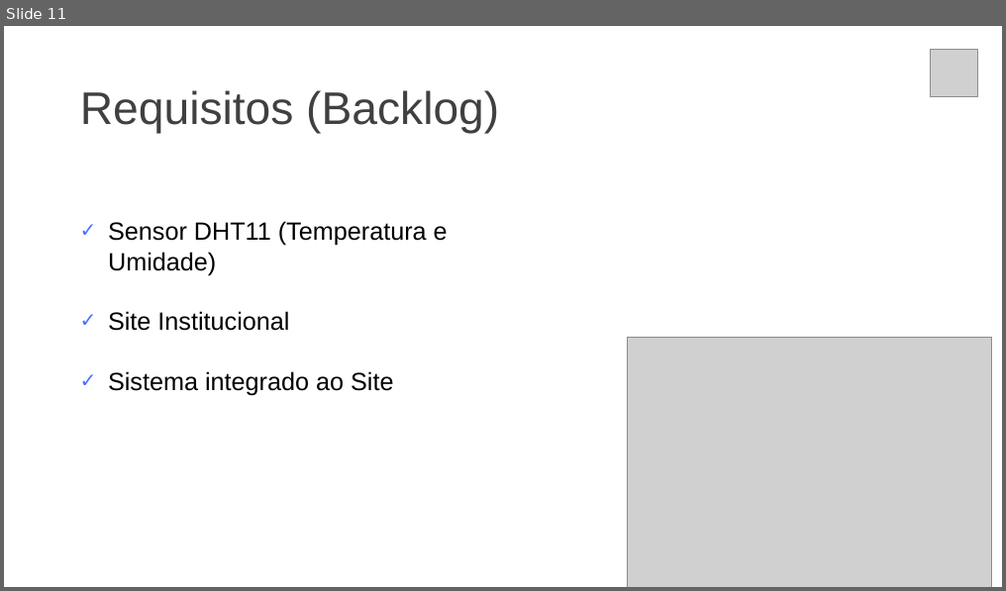
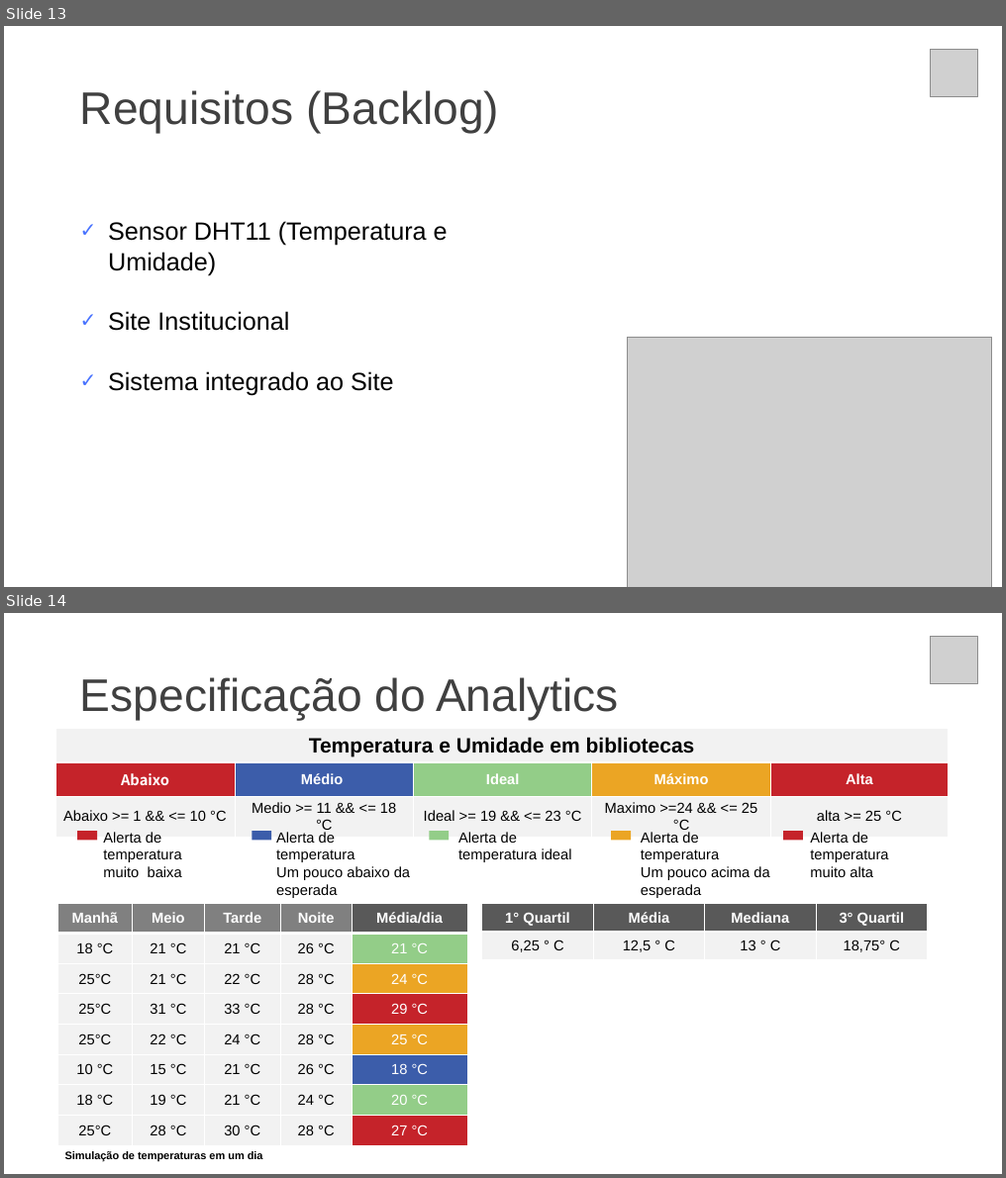
Before and after one commit to gui-ss/projeto-bandtec, a slide deck: Documentação/chameleon.pptx. Shown one above the other, each under a label of ours: slide 11 before the commit, slides 13 and 14 after it. The pictures are 1006x591 and 1006x1178 pixels, drawn with LibreOffice and Linux fonts; fonts in the diff are those of the drawing; grey boxes stand for pictures. Boxes give left, top, right and bottom in pixels: in the first picture for what was removed or moved away, otherwise in the second. Text is boxed around its words. In the diff, an @@ line names an element or a change of style, - is before the commit and + after.

```diff
--- a/Documentação/chameleon.pptx
+++ b/Documentação/chameleon.pptx
@@ slide 14 added at (4,613,1002,1174), background #FFFFFF @@
@@ picture added at (930,636,977,683) @@
@@ text added at (80,677,619,721), 44 pt, text #404040 @@
+Especificação do Analytics
@@ table added at (55,728,949,837), 3 rows, 5 columns @@
+Temperatura e Umidade em bibliotecas |  |  |  | 
+Abaixo | Médio | Ideal | Máximo | Alta
+Abaixo >= 1 && <= 10 °C | Medio >= 11 && <= 18 °C | Ideal >= 19 && <= 23 °C | Maximo >=24 && <= 25 °C | alta >= 25 °C
@@ group added at (77,831,888,898): 5 rectangles, 5 texts @@
+Alerta de temperatura muito baixa
+Alerta de temperatura muito alta
+Alerta de temperatura
+Um pouco acima da esperada
+Alerta de temperatura ideal
+Alerta de temperatura
+Um pouco abaixo da esperada
@@ table added at (57,903,468,1146), 8 rows, 5 columns @@
+Manhã | Meio | Tarde | Noite | Média/dia
+18 °C | 21 °C | 21 °C | 26 °C | 21 °C
+25°C | 21 °C | 22 °C | 28 °C | 24 °C
+25°C | 31 °C | 33 °C | 28 °C | 29 °C
+25°C | 22 °C | 24 °C | 28 °C | 25 °C
+10 °C | 15 °C | 21 °C | 26 °C | 18 °C
+18 °C | 19 °C | 21 °C | 24 °C | 20 °C
+25°C | 28 °C | 30 °C | 28 °C | 27 °C
@@ table added at (482,903,929,959), 2 rows, 4 columns @@
+1° Quartil | Média | Mediana | 3° Quartil
+6,25 ° C | 12,5 ° C | 13 ° C | 18,75° C
@@ text added at (65,1152,263,1162), 10.5 pt, text #000000, bold @@
+Simulação de temperaturas em um dia
@@ what was slide 11 is now slide 13 @@
```
Also in this commit, not shown: 1 slide changed, 6 other slides added.
